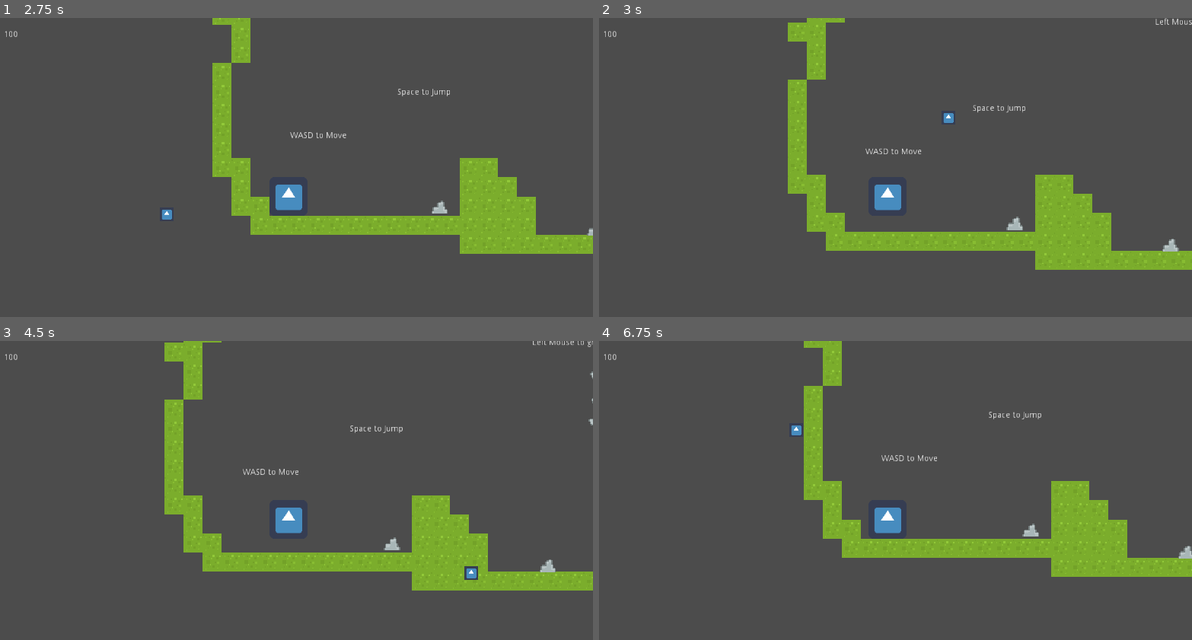
Above: before the commit, frames 1-4 (two rows, left to right).
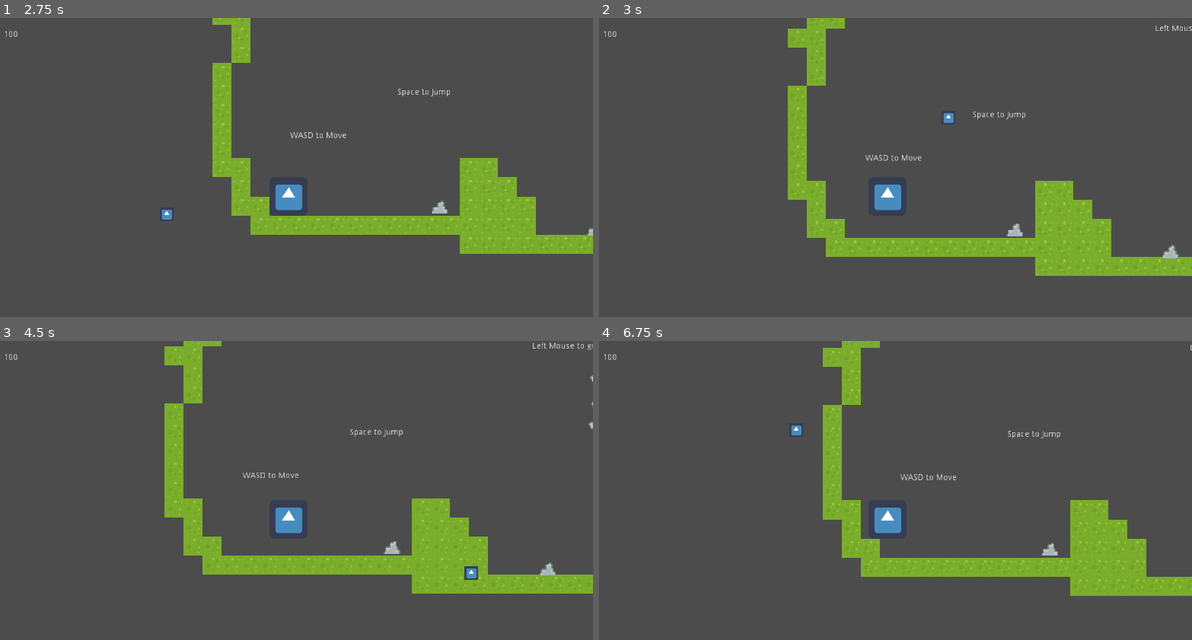
Above: after the commit, the same moments.

Repository: CtrlAltLeo/ProjectNinja
Game: Godot game, scene res://scenes/startGameScene.tscn
The game is run twice, just before and just after one commit, with the same random seed, the same clock (stepped at 60 frames per second) and the same inputs. The engine's default icon, where the game draws it, is replaced by a stand-in: a white triangle on a blue panel in a dark square.
Inputs (mouse positions are in pixels of both pictures, inside the frame that each line leads up to):
- Up to frame 1 (2.75 s): click "PLAY" at 0.5 s; tap Enter at 1.25 s; move the mouse to (421, 179) at 1.27 s; hold A (A) 1.28-2.03 s; move the mouse to (166, 215) at 2.02 s; tap A (A) at 2.1 s
- Up to frame 2 (3 s): tap Space (space) at 2.75 s; move the mouse to (948, 116) at 2.77 s; hold D (D) from 2.78 s (still down)
- Up to frame 3 (4.5 s): tap A (A) at 3.05, 3.8 s; move the mouse to (260, 592) at 3.52 s; release D (D) at 3.53 s; click (260, 592) at 3.6 s; tap Enter at 4.25 s; move the mouse to (468, 574) at 4.27 s; hold A (A) from 4.28 s (still down); tap Space (space) at 4.35 s
- Up to frame 4 (6.75 s): move the mouse to (705, 466) at 5.02 s; release A (A) at 5.03 s; tap A (A) at 5.1 s; tap Space (space) at 5.75 s; move the mouse to (919, 520) at 5.77 s; hold A (A) 5.78-6.53 s; tap Enter at 6.5 s; move the mouse to (794, 430) at 6.52 s; tap D (D) at 6.6 s

Frame 1 is identical in both runs. In frame 2, 4.0% of the frame differs, in the area x 31-100%, y 0-87%; in frame 3, 2.6%; in frame 4, 11%, in the area x 34-100%, y 0-86%.

Commit message:
leroy final changes

Diff:
--- a/ProjectNinja/code/player.gd
+++ b/ProjectNinja/code/player.gd
@@ -11,7 +11,7 @@
 var isGrapple = false
 
 const GRAVITY = 15
-const JUMP_HEIGHT = -300
+const JUMP_HEIGHT = -350
 const MAXFALLSPEED = 300
 
 onready var camera = $playerCam
--- /dev/null
+++ b/ProjectNinja/levels/betterlvl2.tscn
@@ -0,0 +1,17 @@
+[gd_scene load_steps=4 format=2]
+
+[ext_resource path="res://scenes/spike.tscn" type="PackedScene" id=1]
+[ext_resource path="res://scenes/testing.tscn" type="PackedScene" id=2]
+[ext_resource path="res://scenes/player.tscn" type="PackedScene" id=3]
+
+[node name="betterlvllast" instance=ExtResource( 2 )]
+
+[node name="TileMap" parent="." index="0"]
+tile_data = PoolIntArray( -1507349, 6, 0, -1507348, 6, 0, -1507347, 6, 0, -1507346, 6, 0, -1441810, 6, 0, -1376274, 6, 0, -1310738, 6, 0, -1376251, 6, 0, -1376250, 6, 0, -1376249, 6, 0, -1376248, 6, 0, -1376247, 6, 0, -1376246, 6, 0, -1376245, 6, 0, -1245202, 6, 0, -1310708, 6, 0, -1179666, 6, 0, -1245171, 6, 0, -1114130, 6, 0, -1179634, 6, 0, -1114110, 6, 0, -1114109, 6, 0, -1114108, 6, 0, -1114107, 6, 0, -1114106, 6, 0, -1114097, 6, 0, -1048561, 6, 0, -983025, 6, 0, -917489, 6, 0, -851953, 6, 0, -786417, 6, 0, -458743, 6, 0, -393207, 6, 0, -196593, 6, 0, -131057, 6, 0, -65521, 6, 0, 15, 6, 0, 65551, 6, 0, 131072, 6, 0, 196608, 6, 0, 262144, 6, 0, 327680, 6, 0, 393216, 6, 0, 589831, 6, 0, 655367, 6, 0, 720903, 6, 0, 786439, 6, 0, 1179648, 6, 0, 1179649, 6, 0, 1179650, 6, 0, 1179651, 6, 0, 1703935, 0, 0 )
+
+[node name="player" parent="." index="1" instance=ExtResource( 3 )]
+position = Vector2( 56, 532 )
+
+[node name="spike" parent="." index="2" instance=ExtResource( 1 )]
+position = Vector2( -533, -752 )
+rotation = 1.5708
--- a/ProjectNinja/scenes/betterlvl2.tscn
+++ /dev/null
@@ -1,17 +0,0 @@
-[gd_scene load_steps=4 format=2]
-
-[ext_resource path="res://scenes/testing.tscn" type="PackedScene" id=1]
-[ext_resource path="res://scenes/player.tscn" type="PackedScene" id=2]
-[ext_resource path="res://scenes/spike.tscn" type="PackedScene" id=3]
-
-[node name="betterlvl2" instance=ExtResource( 1 )]
-
-[node name="TileMap" parent="." index="0"]
-tile_data = PoolIntArray( -1507349, 6, 0, -1507348, 6, 0, -1507347, 6, 0, -1507346, 6, 0, -1441810, 6, 0, -1376274, 6, 0, -1310738, 6, 0, -1376251, 6, 0, -1376250, 6, 0, -1376249, 6, 0, -1376248, 6, 0, -1376247, 6, 0, -1376246, 6, 0, -1376245, 6, 0, -1245202, 6, 0, -1310708, 6, 0, -1179666, 6, 0, -1245171, 6, 0, -1114130, 6, 0, -1179634, 6, 0, -1114110, 6, 0, -1114109, 6, 0, -1114108, 6, 0, -1114107, 6, 0, -1114106, 6, 0, -1114097, 6, 0, -1048561, 6, 0, -983025, 6, 0, -917489, 6, 0, -851953, 6, 0, -851947, 6, 0, -786417, 6, 0, -458743, 6, 0, -393207, 6, 0, -196593, 6, 0, -131057, 6, 0, -65521, 6, 0, 15, 6, 0, 65551, 6, 0, 131072, 6, 0, 196608, 6, 0, 262144, 6, 0, 327680, 6, 0, 393216, 6, 0, 589831, 6, 0, 655367, 6, 0, 720903, 6, 0, 786439, 6, 0, 1179648, 6, 0, 1179649, 6, 0, 1179650, 6, 0, 1179651, 6, 0, 1703935, 0, 0 )
-
-[node name="player" parent="." index="1" instance=ExtResource( 2 )]
-position = Vector2( 56, 532 )
-
-[node name="spike" parent="." index="2" instance=ExtResource( 3 )]
-position = Vector2( -528, -778 )
-rotation = 1.5708
